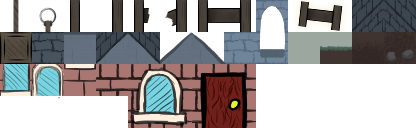
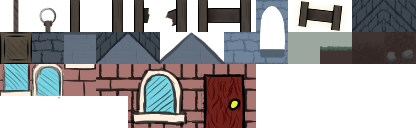
Layer changes from the first 416x128 image to the second:
painted on "Capa de pintura 9" over [199, 72, 248, 128]
painted on "Capa de pintura 10" over [199, 72, 248, 128]
painted on "Capa de pintura 9(pegado)" (2nd of 2) over [199, 72, 248, 128]
painted on "Capa de pintura 3(pegado) Fusionadas" over [199, 72, 248, 128]
painted on "Color" over [199, 72, 248, 128]
